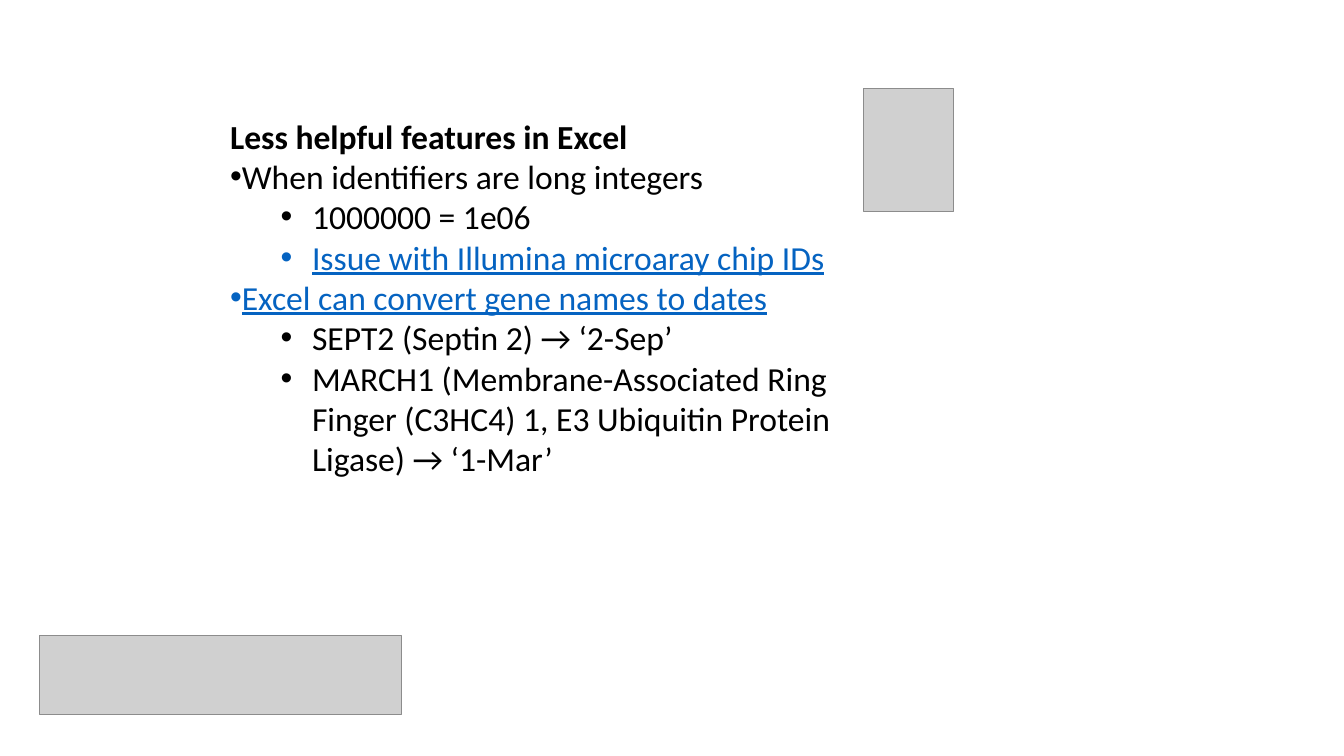
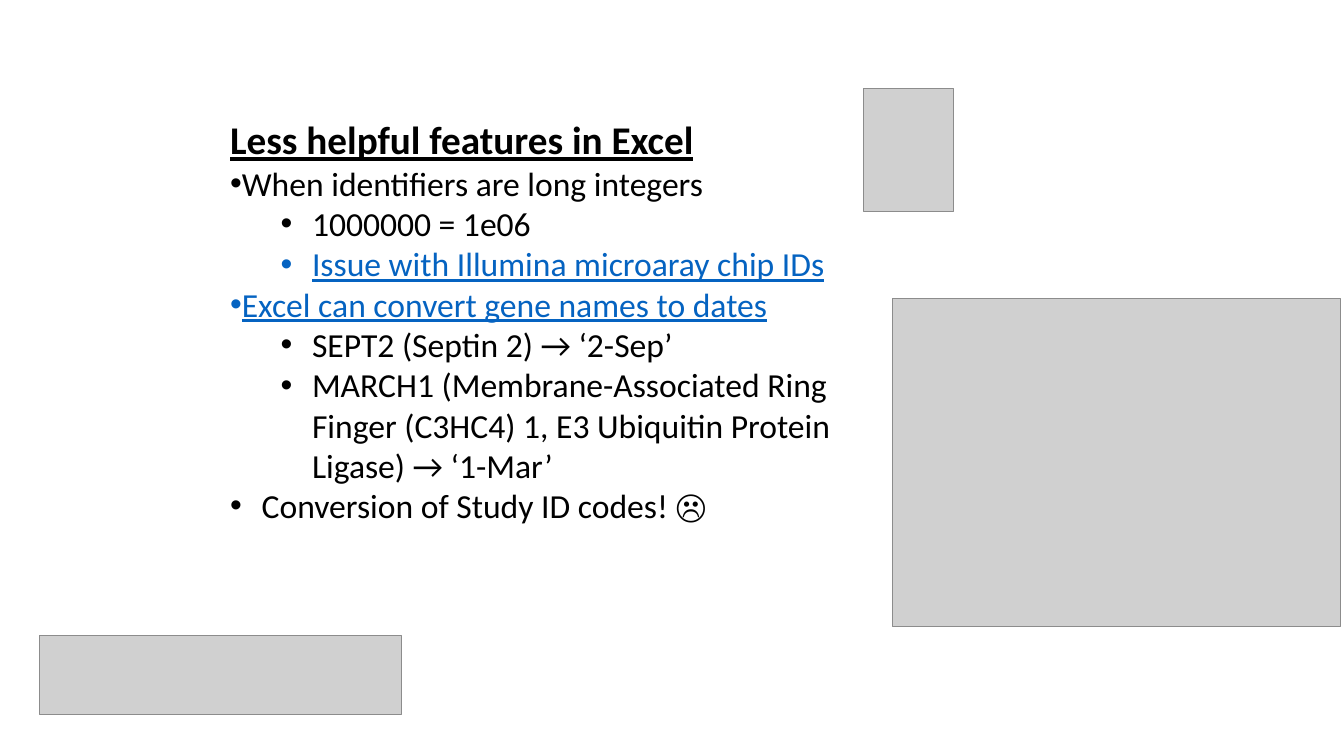
Before and after one commit to bioinformatics-core-shared-training/Managing-your-research-data, a slide deck: slide 8 of data-formatting.pptx (slide 10 before the commit). Drawn at 1344x756 pixels with LibreOffice and Linux fonts; fonts in the diff are those of the drawing; grey boxes stand for pictures. Boxes give left, top, right and bottom in pixels: in the first picture for what was removed or moved away, otherwise in the second. Text is boxed around its words. In the diff, an @@ line names an element or a change of style, - is before the commit and + after.

```diff
--- a/data-formatting.pptx
+++ b/data-formatting.pptx
@@ text at (230, 126, 694, 161): size 24 to 28 pt, underline on in "Less helpful features in Excel" @@
@@ picture added at (892, 299, 1340, 627) @@
@@ text at (262, 494, 668, 524): paragraph added @@
+• Conversion of Study ID codes! ☹
```
Also in this commit, not shown: 6 other slides changed, 1 slide added, 2 slides removed, 3 other files.
